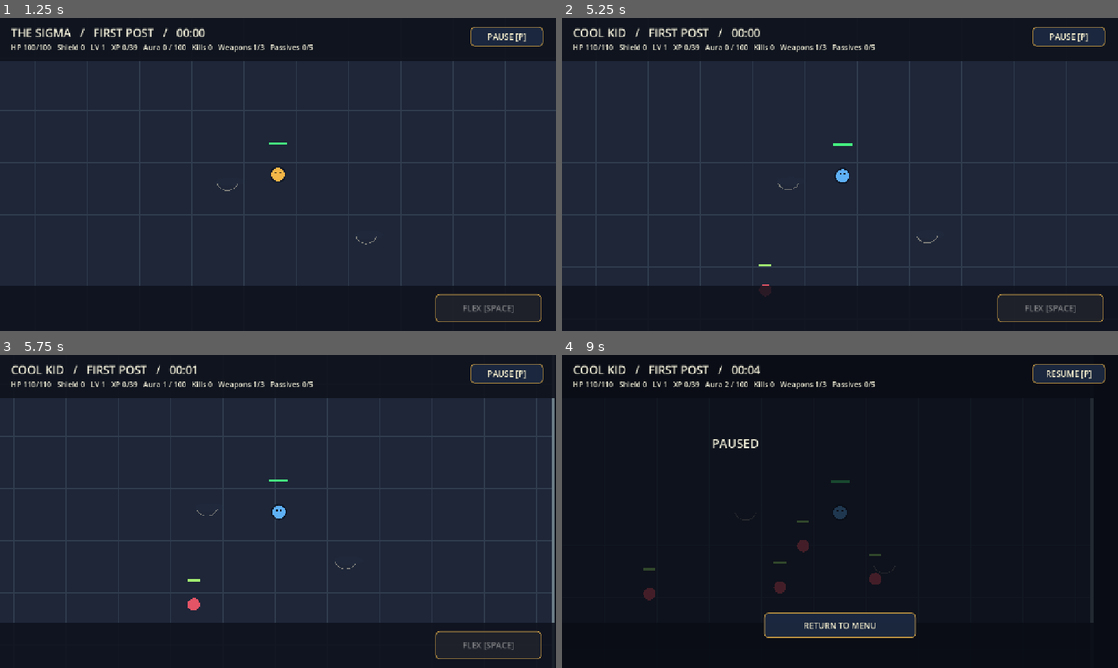
Above: before the commit, frames 1-4 (two rows, left to right).
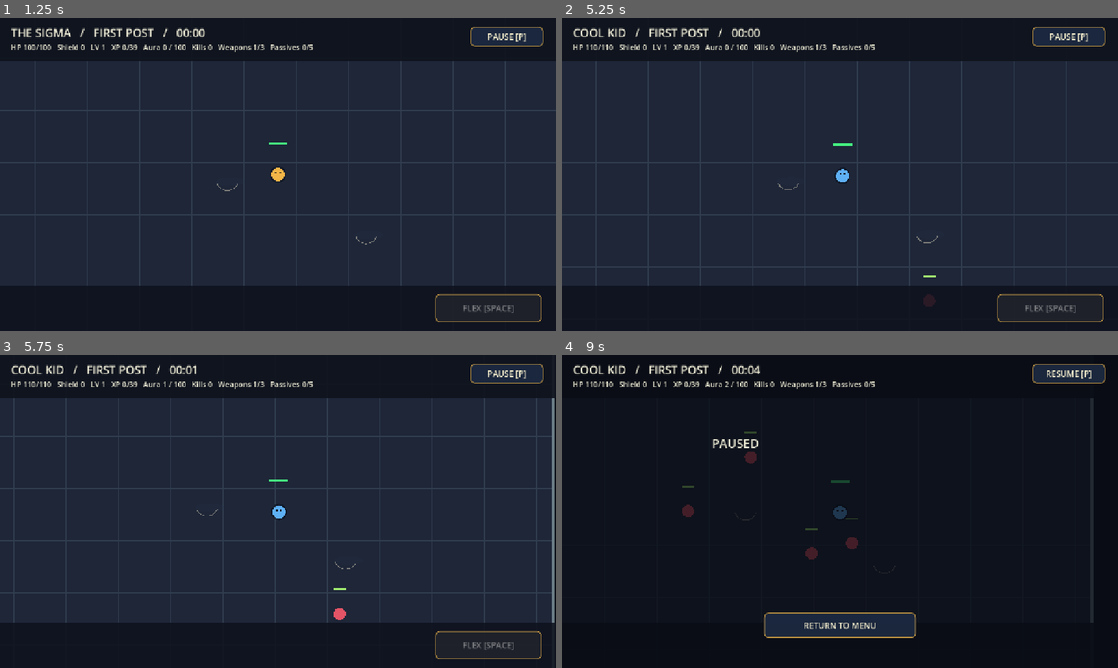
Above: after the commit, the same moments.

Repository: pedro-ai-coder/aura-farmer-godot
Game: Godot game, scene res://scenes/main.tscn
Same seed, same stepped clock (60 frames per second), same inputs: the game is played once before the commit and once after it.
Inputs (mouse positions are in pixels of both pictures, inside the frame that each line leads up to):
- Up to frame 1 (1.25 s): click "1 THE SIGMA · Sigma Stare" at 0.5 s
- Up to frame 2 (5.25 s): click "PAUSE [P]" at 1.25 s; click "RESUME [P]" at 2 s; move the mouse to (962, 158) at 2.77 s; hold Right (ui_right) 2.78-3.5 s; tap P at 2.85 s; click (962, 158) at 2.92 s; click "RETURN TO MENU" at 3.5 s; click "2 COOL KID · Giga Chad Rampage" at 4.25 s; tap Enter at 5 s; drag from (728, 190) to (812, 237) at 5.02 s
- Up to frame 3 (5.75 s): no input
- Up to frame 4 (9 s): move the mouse to (895, 442) at 5.77 s; hold Right (ui_right) 5.78-6.5 s; tap L at 5.85 s; drag from (812, 574) to (673, 464) at 6.52 s; move the mouse to (1006, 558) at 7.27 s; hold Left (ui_left) 7.28-8 s; tap 3 at 7.35 s; tap Space at 7.52 s; drag from (673, 464) to (756, 433) at 8.02 s; move the mouse to (867, 511) at 8.77 s; hold Down (ui_down) from 8.78 s (still down); tap P at 8.85 s; click (867, 511) at 8.92 s

Frame 1 is identical in both runs. In frame 2, 0.2% of the frame differs, in the area x 35-68%, y 78-93%; in frame 3, 0.2%; in frame 4, 0.6%, in the area x 14-58%, y 24-79%.

Commit message:
G1.8: Match approved Ruin Alley floor and collision geometry
* feat(world): port exact Phaser Ruin Alley floor polygon and cover geometry

* feat(world): enforce Ruin Alley walkable floor for heroes and enemies

* test(world): validate Phaser floor, covers and seeded enemy spawns

* ci(world): run approved Ruin Alley collision regression tests

Diff:
--- a/scripts/solo_run.gd
+++ b/scripts/solo_run.gd
@@ -4,6 +4,7 @@
 const WeaponVisualsScript = preload("res://scripts/weapon_visuals.gd")
 const SoloOfferRulesScript = preload("res://scripts/solo_offer_rules.gd")
 const SoloEnemyRulesScript = preload("res://scripts/solo_enemy_rules.gd")
+const SoloWorldRulesScript = preload("res://scripts/solo_world_rules.gd")
 const SoloPassiveRulesScript = preload("res://scripts/solo_passive_rules.gd")
 ## Initial GDD-grounded playable solo slice.
 ## Procedural debug visuals and simplified enemy patterns are NOT final approved art or combat parity.
@@ -444,14 +445,7 @@
         movement_direction = direction
     var speed: float = hero["speed"] * (1.25 if flex_time > 0.0 and hero["id"] == "cool-kid" else 1.0)
     speed *= 1.0 + 0.05 * float(_passive_level("caught-4k"))
-    var desired := player_pos + direction * speed * dt
-    desired.x = clampf(desired.x, 50.0, FIELD.size.x - 50.0)
-    desired.y = clampf(desired.y, 50.0, FIELD.size.y - 50.0)
-    for obstacle: Vector2 in COVERS:
-        if desired.distance_to(obstacle) < 46.0:
-            var away := (desired - obstacle).normalized()
-            desired = obstacle + away * 46.0
-    player_pos = desired
+    player_pos = SoloWorldRulesScript.move(player_pos, direction * speed * dt, 16.0)
 
 func _spawn_logic(dt: float) -> void:
     if not boss_spawned and event_index < SoloEnemyRulesScript.EVENT_SCHEDULE.size() and run_time >= float(SoloEnemyRulesScript.EVENT_SCHEDULE[event_index]["at"]):
@@ -482,14 +476,10 @@
     var stats: Dictionary = SoloEnemyRulesScript.DATA[kind]
     var pos: Vector2 = special.get("pos", Vector2.ZERO)
     if not special.has("pos"):
-        var found := false
-        for attempt in range(35):
-            pos = Vector2(rng.randf_range(60.0, 1388.0), rng.randf_range(60.0, 1026.0))
-            if pos.distance_to(player_pos) >= 260.0:
-                found = true
-                break
-        if not found:
-            pos = Vector2(80.0, 80.0)
+        var candidate = SoloWorldRulesScript.spawn_point(player_pos, rng)
+        if candidate == null:
+            return
+        pos = candidate
     var boss_kind: bool = bool(stats["boss"])
     var hp_base: float = float(stats["hp"]) * (1.0 if boss_kind else float(WAVE_HP[wave - 1]))
     var damage: float = float(stats["damage"]) * (1.0 if boss_kind else float(WAVE_DAMAGE[wave - 1]))
@@ -614,9 +604,11 @@
                 enemy["phase"] = ""
                 speed = float(enemy["speed"])
         if distance > float(enemy["radius"]) + 19.0:
-            var destination: Vector2 = pos + direction * speed * dt
-            destination.x = clampf(destination.x, 20.0, FIELD.size.x - 20.0)
-            destination.y = clampf(destination.y, 20.0, FIELD.size.y - 20.0)
+            var step: Vector2 = direction * speed * dt
+            var destination: Vector2 = SoloWorldRulesScript.move(pos, step, float(enemy["radius"]))
+            if speed > 0.0 and destination.distance_to(pos) < speed * dt * 0.2:
+                var sidestep := Vector2(-direction.y, direction.x) * speed * dt
+                destination = SoloWorldRulesScript.move(pos, sidestep, float(enemy["radius"]))
             enemy["pos"] = destination
         enemy["hit_cooldown"] = maxf(0.0, float(enemy["hit_cooldown"]) - dt)
         if distance <= float(enemy["radius"]) + 18.0 and float(enemy["hit_cooldown"]) == 0.0:
--- /dev/null
+++ b/scripts/solo_world_rules.gd
@@ -0,0 +1,66 @@
+class_name SoloWorldRules
+extends RefCounted
+
+## Ruin Alley foot-level geometry copied exactly from Phaser
+## src/game/simulation/world.ts at the approved pinned art revision.
+## Gameplay geometry is independent of sprite alpha, scaling and animation.
+const SIZE := Vector2(1448.0, 1086.0)
+const FLOOR := [
+    Vector2(234, 448), Vector2(440, 334), Vector2(825, 287),
+    Vector2(1047, 408), Vector2(1255, 550), Vector2(1310, 713),
+    Vector2(1182, 843), Vector2(831, 979), Vector2(666, 880),
+    Vector2(445, 786), Vector2(250, 772), Vector2(169, 642)
+]
+const COVERS := [
+    {"pos": Vector2(600, 550), "radius": 30.0},
+    {"pos": Vector2(940, 680), "radius": 30.0}
+]
+
+static func in_floor(point: Vector2, radius: float = 16.0) -> bool:
+    var inside := false
+    for i in range(FLOOR.size()):
+        var a: Vector2 = FLOOR[i]
+        var b: Vector2 = FLOOR[(i + 1) % FLOOR.size()]
+        var edge := b - a
+        var nearest_fraction := clampf((point - a).dot(edge) / edge.length_squared(), 0.0, 1.0)
+        if point.distance_to(a + edge * nearest_fraction) < radius:
+            return false
+        if (a.y > point.y) != (b.y > point.y):
+            if point.x < (b.x - a.x) * (point.y - a.y) / (b.y - a.y) + a.x:
+                inside = not inside
+    return inside
+
+static func walkable(point: Vector2, radius: float = 16.0) -> bool:
+    if not in_floor(point, radius):
+        return false
+    for cover: Dictionary in COVERS:
+        if point.distance_to(cover["pos"]) <= float(cover["radius"]) + radius:
+            return false
+    return true
+
+static func move(point: Vector2, delta: Vector2, radius: float = 16.0) -> Vector2:
+    # Phaser separates axes, allowing sliding along walls instead of snapping
+    # actors through the collider when both movement axes are requested.
+    var horizontal := point + Vector2(delta.x, 0.0)
+    var after_x := horizontal if walkable(horizontal, radius) else point
+    var vertical := after_x + Vector2(0.0, delta.y)
+    return vertical if walkable(vertical, radius) else after_x
+
+static func clear_line(start: Vector2, ending: Vector2) -> bool:
+    var delta := ending - start
+    var squared := delta.length_squared()
+    for cover: Dictionary in COVERS:
+        var center: Vector2 = cover["pos"]
+        var fraction := clampf((center - start).dot(delta) / squared, 0.0, 1.0) if squared > 0.0 else 0.0
+        if center.distance_to(start + delta * fraction) <= float(cover["radius"]):
+            return false
+    return true
+
+static func spawn_point(player: Vector2, rng: RandomNumberGenerator):
+    # Identical sample rectangle, 80 attempts and 24px clearance as Phaser.
+    # RandomNumberGenerator is an input: geometry itself never consumes RNG.
+    for attempt in range(80):
+        var position := Vector2(180.0 + rng.randf() * 1100.0, 300.0 + rng.randf() * 650.0)
+        if walkable(position, 24.0) and position.distance_to(player) >= 260.0:
+            return position
+    return null
--- /dev/null
+++ b/tests/test_solo_world_rules.gd
@@ -0,0 +1,52 @@
+extends SceneTree
+
+## GDD Ruin Alley: geometry and spawn parity with pinned Phaser world.ts.
+var failures: Array[String] = []
+
+func _expect(ok: bool, description: String) -> void:
+    if not ok:
+        failures.append(description)
+
+func _initialize() -> void:
+    call_deferred("_verify")
+
+func _verify() -> void:
+    var rules = load("res://scripts/solo_world_rules.gd")
+    _expect(rules.FLOOR.size() == 12, "Approved floor consists of the twelve Phaser polygon vertices")
+    _expect(rules.COVERS.size() == 2, "Exactly two approved Ruin Alley cover footprints")
+    _expect(rules.walkable(Vector2(724, 540), 16.0), "Hero start is on accessible floor")
+    _expect(not rules.walkable(Vector2(80, 80), 16.0), "Painted outer border is not walkable")
+    _expect(not rules.walkable(Vector2(600, 550), 16.0), "First cover footprint blocks movement")
+    _expect(not rules.walkable(Vector2(940, 680), 16.0), "Second cover footprint blocks movement")
+    _expect(not rules.in_floor(Vector2(234, 448), 16.0), "Foot pivot cannot overlap a floor boundary")
+    var sliding: Vector2 = rules.move(Vector2(550, 550), Vector2(25, 25), 16.0)
+    _expect(is_equal_approx(sliding.x, 550.0) and is_equal_approx(sliding.y, 575.0), "X-first collision slides along cover")
+    _expect(not rules.clear_line(Vector2(520, 550), Vector2(680, 550)), "Solid cover breaks line of sight")
+    _expect(rules.clear_line(Vector2(450, 430), Vector2(520, 450)), "Unblocked sightline remains clear")
+
+    var generator := RandomNumberGenerator.new()
+    generator.seed = 451
+    for i in range(16):
+        var point = rules.spawn_point(Vector2(724, 540), generator)
+        _expect(point != null, "Seeded spawn finds an unobstructed floor location")
+        if point != null:
+            _expect(rules.walkable(point, 24.0), "Spawn clearance matches Phaser")
+            _expect(Vector2(point).distance_to(Vector2(724, 540)) >= 260.0, "Spawn stays off the hero")
+
+    var game = load("res://scenes/main.tscn").instantiate()
+    get_root().add_child(game)
+    game.call("start_run", 0)
+    for i in range(8):
+        game.call("_spawn_enemy", "npc")
+    var enemies: Array = game.get("enemies")
+    _expect(enemies.size() == 8, "Ordinary spawning still works")
+    for enemy: Dictionary in enemies:
+        _expect(rules.walkable(enemy["pos"], 24.0), "Actual spawned enemies stay on approved floor")
+    game.queue_free()
+    if failures.is_empty():
+        print("PASS: Ruin Alley polygon, cover collision, line of sight and seeded floor spawns")
+        quit(0)
+    else:
+        for failure in failures:
+            push_error(failure)
+        quit(1)
Not shown, changed: scripts/validate.sh
